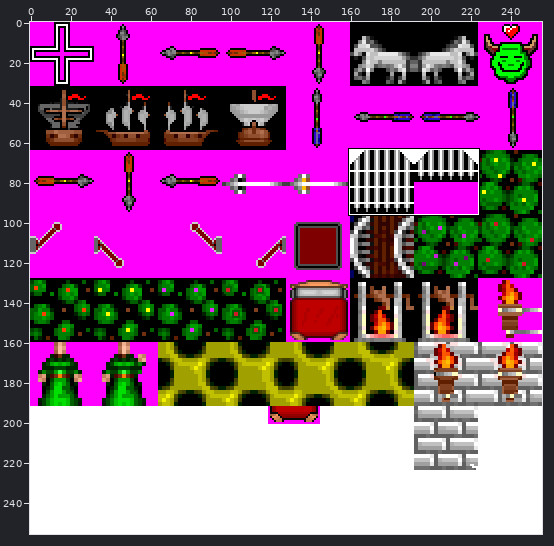
File history of a sprite sheet, examples/data/images/mine-32x32.png. The picture above shows the old version from afar; the outline marks the close-up.
Close-up. The starting point:
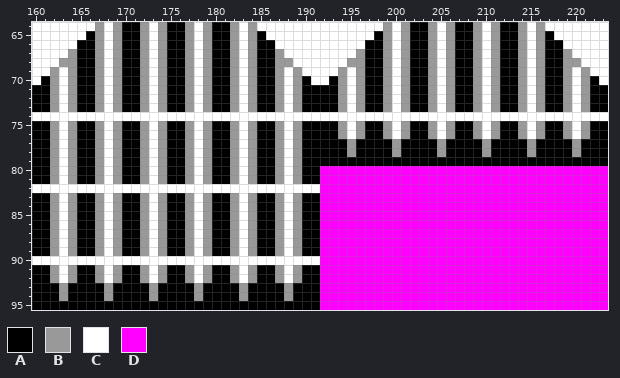
The file is 256x256 pixels. Colours within 5 levels of each other are drawn and written as one. Shown: x 160..223, y 64..95.
Palette (. is transparent): A #000000  B #999999  C #ffffff  D #ff00ff
Pixels before, first column x 160:
64 CCCCCCCBCBAABCBAABCBAABCBCCCCCCCCCCCCCCBCBAABCBAABCBAABCBCCCCCCC
65 CCCCCCABCBAABCBAABCBAABCBACCCCCCCCCCCCABCBAABCBAABCBAABCBACCCCCC
66 CCCCCAABCBAABCBAABCBAABCBAACCCCCCCCCCAABCBAABCBAABCBAABCBAACCCCC
67 CCCCBAABCBAABCBAABCBAABCBAABCCCCCCCCBAABCBAABCBAABCBAABCBAABCCCC
68 CCCBBAABCBAABCBAABCBAABCBAABBCCCCCCBBAABCBAABCBAABCBAABCBAABBCCC
69 CCBCBAABCBAABCBAABCBAABCBAABCBCCCCBCBAABCBAABCBAABCBAABCBAABCBCC
70 CABCBAABCBAABCBAABCBAABCBAABCBACCABCBAABCBAABCBAABCBAABCBAABCBAC
71 AABCBAABCBAABCBAABCBAABCBAABCBAAAABCBAABCBAABCBAABCBAABCBAABCBAA
72 AABCBAABCBAABCBAABCBAABCBAABCBAAAABCBAABCBAABCBAABCBAABCBAABCBAA
73 AABCBAABCBAABCBAABCBAABCBAABCBAAAABCBAABCBAABCBAABCBAABCBAABCBAA
74 CCCCCCCCCCCCCCCCCCCCCCCCCCCCCCCCCCCCCCCCCCCCCCCCCCCCCCCCCCCCCCCC
75 AABCBAABCBAABCBAABCBAABCBAABCBAAAABCBAABCBAABCBAABCBAABCBAABCBAA
76 AABCBAABCBAABCBAABCBAABCBAABCBAAAABCBAABCBAABCBAABCBAABCBAABCBAA
77 AABCBAABCBAABCBAABCBAABCBAABCBAAAAABAAAABAAAABAAAABAAAABAAAABAAA
78 AABCBAABCBAABCBAABCBAABCBAABCBAAAAABAAAABAAAABAAAABAAAABAAAABAAA
79 AABCBAABCBAABCBAABCBAABCBAABCBAAAAAAAAAAAAAAAAAAAAAAAAAAAAAAAAAA
80 AABCBAABCBAABCBAABCBAABCBAABCBAADDDDDDDDDDDDDDDDDDDDDDDDDDDDDDDD
81 AABCBAABCBAABCBAABCBAABCBAABCBAADDDDDDDDDDDDDDDDDDDDDDDDDDDDDDDD
82 CCCCCCCCCCCCCCCCCCCCCCCCCCCCCCCCDDDDDDDDDDDDDDDDDDDDDDDDDDDDDDDD
83 AABCBAABCBAABCBAABCBAABCBAABCBAADDDDDDDDDDDDDDDDDDDDDDDDDDDDDDDD
84 AABCBAABCBAABCBAABCBAABCBAABCBAADDDDDDDDDDDDDDDDDDDDDDDDDDDDDDDD
85 AABCBAABCBAABCBAABCBAABCBAABCBAADDDDDDDDDDDDDDDDDDDDDDDDDDDDDDDD
86 AABCBAABCBAABCBAABCBAABCBAABCBAADDDDDDDDDDDDDDDDDDDDDDDDDDDDDDDD
87 AABCBAABCBAABCBAABCBAABCBAABCBAADDDDDDDDDDDDDDDDDDDDDDDDDDDDDDDD
88 AABCBAABCBAABCBAABCBAABCBAABCBAADDDDDDDDDDDDDDDDDDDDDDDDDDDDDDDD
89 AABCBAABCBAABCBAABCBAABCBAABCBAADDDDDDDDDDDDDDDDDDDDDDDDDDDDDDDD
90 CCCCCCCCCCCCCCCCCCCCCCCCCCCCCCCCDDDDDDDDDDDDDDDDDDDDDDDDDDDDDDDD
91 AABCBAABCBAABCBAABCBAABCBAABCBAADDDDDDDDDDDDDDDDDDDDDDDDDDDDDDDD
92 AABCBAABCBAABCBAABCBAABCBAABCBAADDDDDDDDDDDDDDDDDDDDDDDDDDDDDDDD
93 AAABAAAABAAAABAAAABAAAABAAAABAAADDDDDDDDDDDDDDDDDDDDDDDDDDDDDDDD
94 AAABAAAABAAAABAAAABAAAABAAAABAAADDDDDDDDDDDDDDDDDDDDDDDDDDDDDDDD
95 AAAAAAAAAAAAAAAAAAAAAAAAAAAAAAAADDDDDDDDDDDDDDDDDDDDDDDDDDDDDDDD
After:
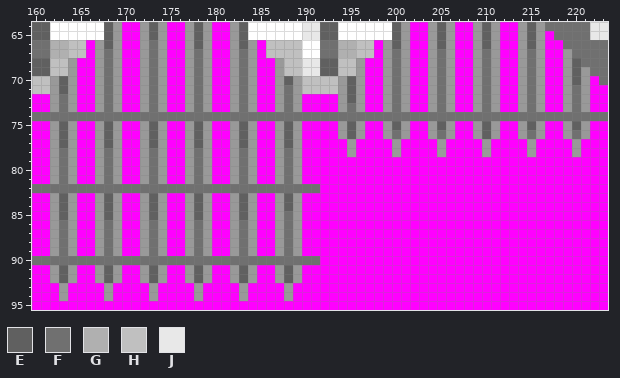
Colours new in this view: E #606060  F #707070  G #b0b0b0  H #c0c0c0  J #e8e8e8
Change:
y 64: x 160..161 CC -> EE; x 167..168 BC -> CE; x 170..171 AA -> DD; x 173 C -> E; x 175..176 AA -> DD; x 178 C -> E; x 180..181 AA -> DD; x 183..184 CB -> EC; x 190..193 CCCC -> JJEE; x 199..200 BC -> CE; x 202..203 AA -> DD; x 205 C -> E; x 207..208 AA -> DD; x 210 C -> E; x 212..213 AA -> DD; x 215 C -> E; x 217..223 CCCCCCC -> FFFFFJJ
y 65: x 160..161 CC -> EE; x 166..168 ABC -> CCE; x 170..171 AA -> DD; x 173 C -> E; x 175..176 AA -> DD; x 178 C -> E; x 180..181 AA -> DD; x 183..185 CBA -> ECC; x 190..193 CCCC -> JJEE; x 198..200 ABC -> CCE; x 202..203 AA -> DD; x 205 C -> E; x 207..208 AA -> DD; x 210 C -> E; x 212..213 AA -> DD; x 215 C -> E; x 217..223 ACCCCCC -> DFFFFJJ
y 66: x 160..166 CCCCCAA -> FFGGHHD; x 168 C -> E; x 170..171 AA -> DD; x 173 C -> F; x 175..176 AA -> DD; x 178 C -> E; x 180..181 AA -> DD; x 183 C -> E; x 185..189 AACCC -> DHHHH; x 192..198 CCCCCAA -> FFGGHHD; x 200 C -> E; x 202..203 AA -> DD; x 205 C -> E; x 207..208 AA -> DD; x 210 C -> E; x 212..213 AA -> DD; x 215 C -> E; x 217..223 AACCCCC -> DDFFFFF
y 67: x 160..166 CCCCBAA -> FFGGHHD; x 168 C -> F; x 170..171 AA -> DD; x 173 C -> F; x 175..176 AA -> DD; x 178 C -> F; x 180..181 AA -> DD; x 183 C -> F; x 185..189 AABCC -> DHHHH; x 192..198 CCCCBAA -> FFGGHHD; x 200 C -> F; x 202..203 AA -> DD; x 205 C -> F; x 207..208 AA -> DD; x 210 C -> F; x 212..213 AA -> DD; x 215 C -> F; x 217..218 AA -> DD; x 220..223 CCCC -> FFFF
y 68: x 160..163 CCCB -> EEHH; x 165..166 AA -> DD; x 168 C -> F; x 170..171 AA -> DD; x 173 C -> F; x 175..176 AA -> DD; x 178 C -> F; x 180..181 AA -> DD; x 183 C -> F; x 185..186 AA -> DD; x 188..195 BCCCCCCB -> HHJJEEHH; x 197..198 AA -> DD; x 200 C -> F; x 202..203 AA -> DD; x 205 C -> F; x 207..208 AA -> DD; x 210 C -> F; x 212..213 AA -> DD; x 215 C -> F; x 217..218 AA -> DD; x 220..223 BCCC -> EFFF
y 69: x 160..163 CCBC -> EEHH; x 165..166 AA -> DD; x 168 C -> F; x 170..171 AA -> DD; x 173 C -> F; x 175..176 AA -> DD; x 178 C -> F; x 180..181 AA -> DD; x 183 C -> F; x 185..186 AA -> DD; x 188..195 CBCCCCBC -> HHJJEEHH; x 197..198 AA -> DD; x 200 C -> F; x 202..203 AA -> DD; x 205 C -> F; x 207..208 AA -> DD; x 210 C -> F; x 212..213 AA -> DD; x 215 C -> F; x 217..218 AA -> DD; x 220 C -> E; x 222..223 CC -> FF
y 70: x 160..161 CA -> HH; x 163 C -> E; x 165..166 AA -> DD; x 168 C -> F; x 170..171 AA -> DD; x 173 C -> F; x 175..176 AA -> DD; x 178 C -> F; x 180..181 AA -> DD; x 183 C -> F; x 185..186 AA -> DD; x 188 C -> E; x 190..193 ACCA -> HHHH; x 195 C -> E; x 197..198 AA -> DD; x 200 C -> F; x 202..203 AA -> DD; x 205 C -> F; x 207..208 AA -> DD; x 210 C -> F; x 212..213 AA -> DD; x 215 C -> F; x 217..218 AA -> DD; x 220 C -> E; x 222..223 AC -> DF
y 71: x 160..161 AA -> HH; x 163 C -> E; x 165..166 AA -> DD; x 168 C -> F; x 170..171 AA -> DD; x 173 C -> F; x 175..176 AA -> DD; x 178 C -> F; x 180..181 AA -> DD; x 183 C -> F; x 185..186 AA -> DD; x 188 C -> F; x 190..193 AAAA -> HHHH; x 195 C -> E; x 197..198 AA -> DD; x 200 C -> F; x 202..203 AA -> DD; x 205 C -> F; x 207..208 AA -> DD; x 210 C -> F; x 212..213 AA -> DD; x 215 C -> F; x 217..218 AA -> DD; x 220 C -> F; x 222..223 AA -> DD
y 72: x 160..161 AA -> DD; x 163 C -> F; x 165..166 AA -> DD; x 168 C -> F; x 170..171 AA -> DD; x 173 C -> F; x 175..176 AA -> DD; x 178 C -> F; x 180..181 AA -> DD; x 183 C -> F; x 185..186 AA -> DD; x 188 C -> F; x 190..193 AAAA -> DDDD; x 195 C -> E; x 197..198 AA -> DD; x 200 C -> F; x 202..203 AA -> DD; x 205 C -> F; x 207..208 AA -> DD; x 210 C -> F; x 212..213 AA -> DD; x 215 C -> F; x 217..218 AA -> DD; x 220 C -> F; x 222..223 AA -> DD
y 73: x 160..161 AA -> DD; x 163 C -> F; x 165..166 AA -> DD; x 168 C -> F; x 170..171 AA -> DD; x 173 C -> F; x 175..176 AA -> DD; x 178 C -> F; x 180..181 AA -> DD; x 183 C -> F; x 185..186 AA -> DD; x 188 C -> F; x 190..193 AAAA -> DDDD; x 195 C -> F; x 197..198 AA -> DD; x 200 C -> F; x 202..203 AA -> DD; x 205 C -> F; x 207..208 AA -> DD; x 210 C -> F; x 212..213 AA -> DD; x 215 C -> F; x 217..218 AA -> DD; x 220 C -> F; x 222..223 AA -> DD
y 74: x 160..223 CCCCCCCCCCCCCCCCCCCCCCCCCCCCCCCCCCCCCCCCCCCCCCCCCCCCCCCCCCCCCCCC -> FFFFFFFFFFFFFFFFFFFFFFFFFFFFFFFFFFFFFFFFFFFFFFFFFFFFFFFFFFFFFFFF
y 75: x 160..161 AA -> DD; x 163 C -> E; x 165..166 AA -> DD; x 168 C -> E; x 170..171 AA -> DD; x 173 C -> E; x 175..176 AA -> DD; x 178 C -> E; x 180..181 AA -> DD; x 183 C -> E; x 185..186 AA -> DD; x 188 C -> E; x 190..193 AAAA -> DDDD; x 195 C -> E; x 197..198 AA -> DD; x 200 C -> E; x 202..203 AA -> DD; x 205 C -> E; x 207..208 AA -> DD; x 210 C -> E; x 212..213 AA -> DD; x 215 C -> E; x 217..218 AA -> DD; x 220 C -> E; x 222..223 AA -> DD
y 76: x 160..161 AA -> DD; x 163 C -> E; x 165..166 AA -> DD; x 168 C -> E; x 170..171 AA -> DD; x 173 C -> E; x 175..176 AA -> DD; x 178 C -> E; x 180..181 AA -> DD; x 183 C -> E; x 185..186 AA -> DD; x 188 C -> E; x 190..193 AAAA -> DDDD; x 195 C -> E; x 197..198 AA -> DD; x 200 C -> F; x 202..203 AA -> DD; x 205 C -> F; x 207..208 AA -> DD; x 210 C -> E; x 212..213 AA -> DD; x 215 C -> F; x 217..218 AA -> DD; x 220 C -> F; x 222..223 AA -> DD
y 77: x 160..161 AA -> DD; x 163 C -> E; x 165..166 AA -> DD; x 168 C -> E; x 170..171 AA -> DD; x 173 C -> E; x 175..176 AA -> DD; x 178 C -> E; x 180..181 AA -> DD; x 183 C -> E; x 185..186 AA -> DD; x 188 C -> E; x 190..194 AAAAA -> DDDDD; x 196..199 AAAA -> DDDD; x 201..204 AAAA -> DDDD; x 206..209 AAAA -> DDDD; x 211..214 AAAA -> DDDD; x 216..219 AAAA -> DDDD; x 221..223 AAA -> DDD
y 78: x 160..161 AA -> DD; x 163 C -> F; x 165..166 AA -> DD; x 168 C -> F; x 170..171 AA -> DD; x 173 C -> F; x 175..176 AA -> DD; x 178 C -> F; x 180..181 AA -> DD; x 183 C -> F; x 185..186 AA -> DD; x 188 C -> F; x 190..194 AAAAA -> DDDDD; x 196..199 AAAA -> DDDD; x 201..204 AAAA -> DDDD; x 206..209 AAAA -> DDDD; x 211..214 AAAA -> DDDD; x 216..219 AAAA -> DDDD; x 221..223 AAA -> DDD
y 79: x 160..161 AA -> DD; x 163 C -> F; x 165..166 AA -> DD; x 168 C -> F; x 170..171 AA -> DD; x 173 C -> F; x 175..176 AA -> DD; x 178 C -> F; x 180..181 AA -> DD; x 183 C -> F; x 185..186 AA -> DD; x 188 C -> F; x 190..223 AAAAAAAAAAAAAAAAAAAAAAAAAAAAAAAAAA -> DDDDDDDDDDDDDDDDDDDDDDDDDDDDDDDDDD
y 80..81: x 160..161 AA -> DD; x 163 C -> F; x 165..166 AA -> DD; x 168 C -> F; x 170..171 AA -> DD; x 173 C -> F; x 175..176 AA -> DD; x 178 C -> F; x 180..181 AA -> DD; x 183 C -> F; x 185..186 AA -> DD; x 188 C -> F; x 190..191 AA -> DD
y 82: x 160..191 CCCCCCCCCCCCCCCCCCCCCCCCCCCCCCCC -> FFFFFFFFFFFFFFFFFFFFFFFFFFFFFFFF
y 83..84: x 160..161 AA -> DD; x 163 C -> E; x 165..166 AA -> DD; x 168 C -> E; x 170..171 AA -> DD; x 173 C -> E; x 175..176 AA -> DD; x 178 C -> E; x 180..181 AA -> DD; x 183 C -> E; x 185..186 AA -> DD; x 188 C -> E; x 190..191 AA -> DD
y 85: x 160..161 AA -> DD; x 163 C -> E; x 165..166 AA -> DD; x 168 C -> E; x 170..171 AA -> DD; x 173 C -> E; x 175..176 AA -> DD; x 178 C -> E; x 180..181 AA -> DD; x 183 C -> E; x 185..186 AA -> DD; x 188 C -> F; x 190..191 AA -> DD
y 86..89: x 160..161 AA -> DD; x 163 C -> F; x 165..166 AA -> DD; x 168 C -> F; x 170..171 AA -> DD; x 173 C -> F; x 175..176 AA -> DD; x 178 C -> F; x 180..181 AA -> DD; x 183 C -> F; x 185..186 AA -> DD; x 188 C -> F; x 190..191 AA -> DD
y 90: x 160..191 CCCCCCCCCCCCCCCCCCCCCCCCCCCCCCCC -> FFFFFFFFFFFFFFFFFFFFFFFFFFFFFFFF
y 91..92: x 160..161 AA -> DD; x 163 C -> E; x 165..166 AA -> DD; x 168 C -> E; x 170..171 AA -> DD; x 173 C -> E; x 175..176 AA -> DD; x 178 C -> E; x 180..181 AA -> DD; x 183 C -> E; x 185..186 AA -> DD; x 188 C -> E; x 190..191 AA -> DD
y 93..94: x 160..162 AAA -> DDD; x 164..167 AAAA -> DDDD; x 169..172 AAAA -> DDDD; x 174..177 AAAA -> DDDD; x 179..182 AAAA -> DDDD; x 184..187 AAAA -> DDDD; x 189..191 AAA -> DDD
y 95: x 160..191 AAAAAAAAAAAAAAAAAAAAAAAAAAAAAAAA -> DDDDDDDDDDDDDDDDDDDDDDDDDDDDDDDD
Boxes around the changes in both close-ups, in picture pixels (x1, y1, x2, y2):
changed: (32, 22, 608, 310)
